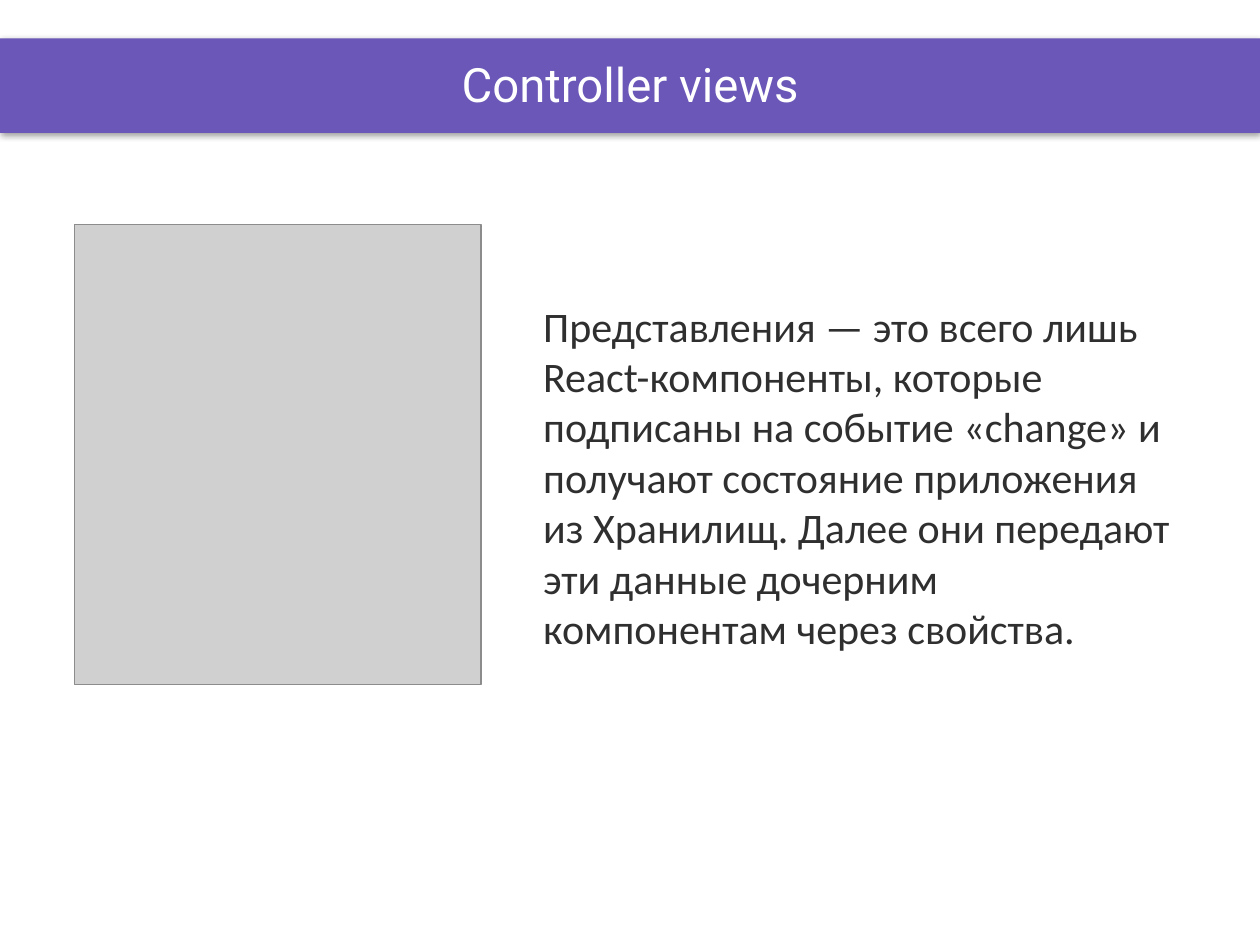
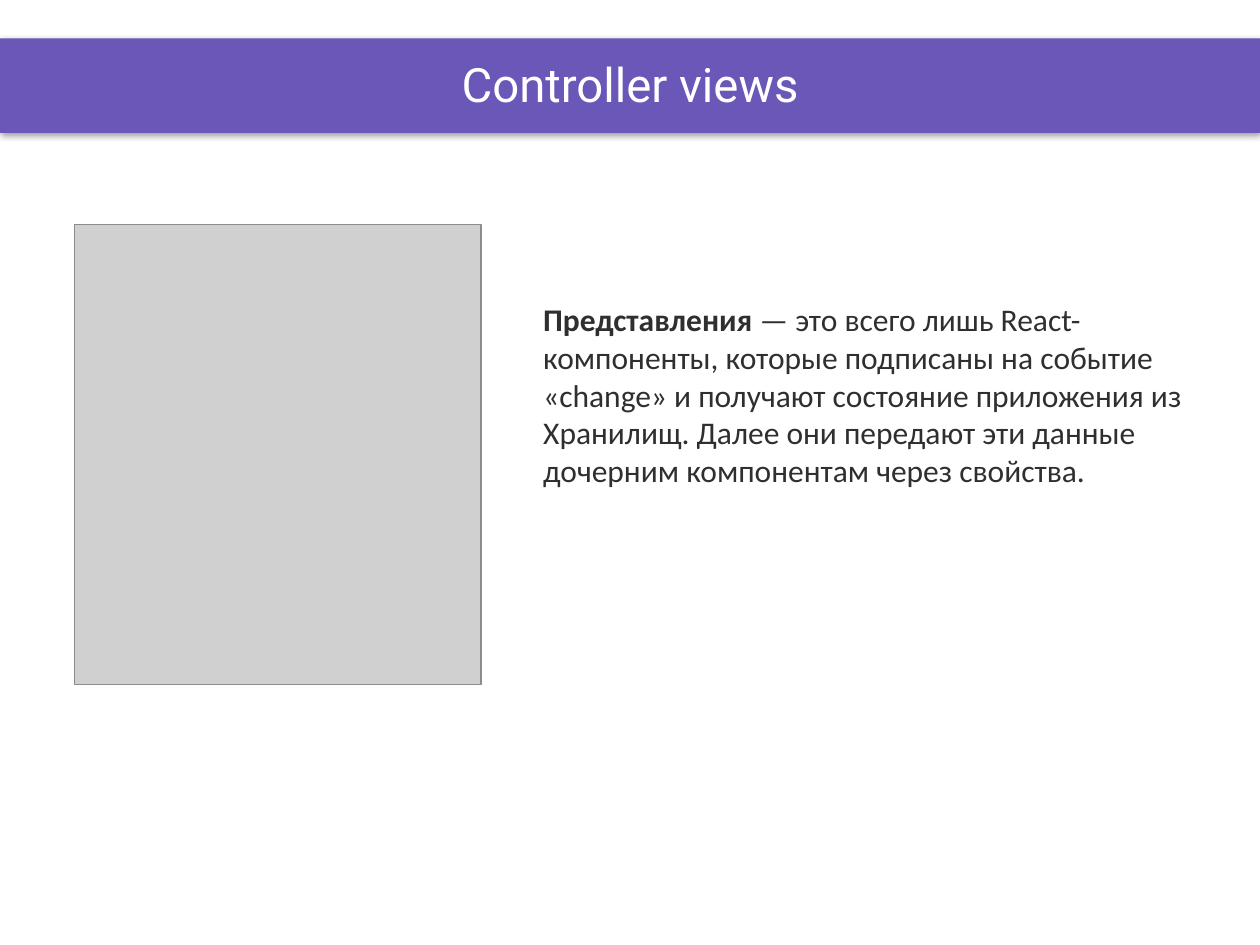
Before and after one commit to DinamickaDevelopment/ignite, a slide deck: slide 7 of ReactJS/lesson_25/Presentation/Flux.pptx. Drawn at 1260x945 pixels with LibreOffice and Linux fonts; fonts in the diff are those of the drawing; grey boxes stand for pictures; background and template pictures are left out. Boxes give left, top, right and bottom in pixels: in the first picture for what was removed or moved away, otherwise in the second. Text is boxed around its words. In the diff, an @@ line names an element or a change of style, - is before the commit and + after.

```diff
--- a/ReactJS/lesson_25/Presentation/Flux.pptx
+++ b/ReactJS/lesson_25/Presentation/Flux.pptx
@@ text "Представления — это всего лишь ..." at box(543, 310, 1181, 487): size 24 to 18 pt; bold on in "Представления" @@
```
Also in this commit, not shown: 4 other slides changed, 17 other files.
